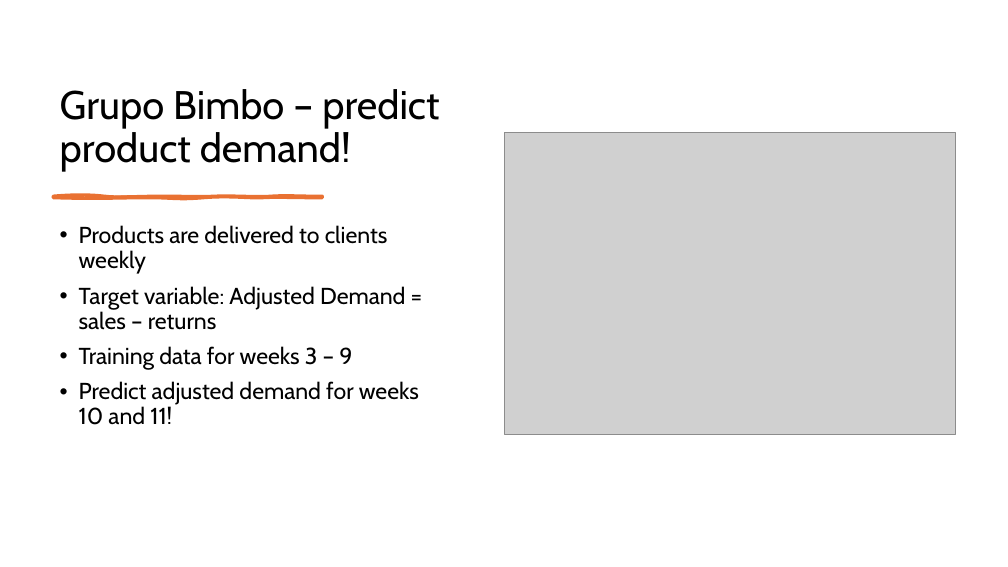
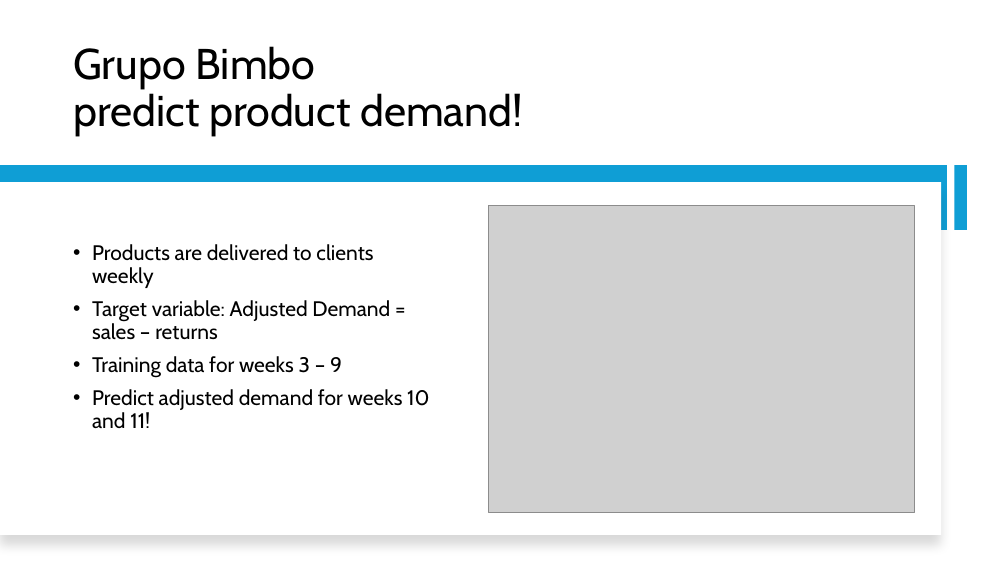
Before and after one commit to ElliotBlackstone/EWinter25_Product_Inventory, a slide deck: slide 3 of Predicting product demand.pptx. Drawn at 1008x567 pixels with LibreOffice and Linux fonts; fonts in the diff are those of the drawing; grey boxes stand for pictures. Boxes give left, top, right and bottom in pixels: in the first picture for what was removed or moved away, otherwise in the second. Text is boxed around its words. In the diff, an @@ line names an element or a change of style, - is before the commit and + after.

```diff
--- a/Predicting product demand.pptx
+++ b/Predicting product demand.pptx
@@ title at <box>73,46,523,136</box>: text changed; size 38 to 41 pt @@
-Grupo Bimbo – predict product demand!
+Grupo Bimbo
+predict product demand!
@@ rectangle added at <box>0,166,948,230</box>, fill #0F9ED5 @@
@@ rectangle added at <box>954,166,967,230</box>, fill #0F9ED5 @@
@@ rectangle added at <box>0,182,941,535</box>, fill #FFFFFF @@
@@ freeform shape removed at <box>53,197,322,198</box> @@
@@ picture: place and size @@
-picture at <box>504,133,956,434</box>
+picture at <box>488,206,914,513</box>
@@ text "Products are delivered to clients ...": place and size @@
-text "Products are delivered to clients ..." at <box>79,225,419,425</box>
+text "Products are delivered to clients ..." at <box>92,244,429,428</box>
@@ text "Products are delivered to clients ..." at <box>92,244,429,428</box>: size 22 to 20 pt; vertical alignment top to middle @@
```
Also in this commit, not shown: 2 other slides changed, 1 other file.
